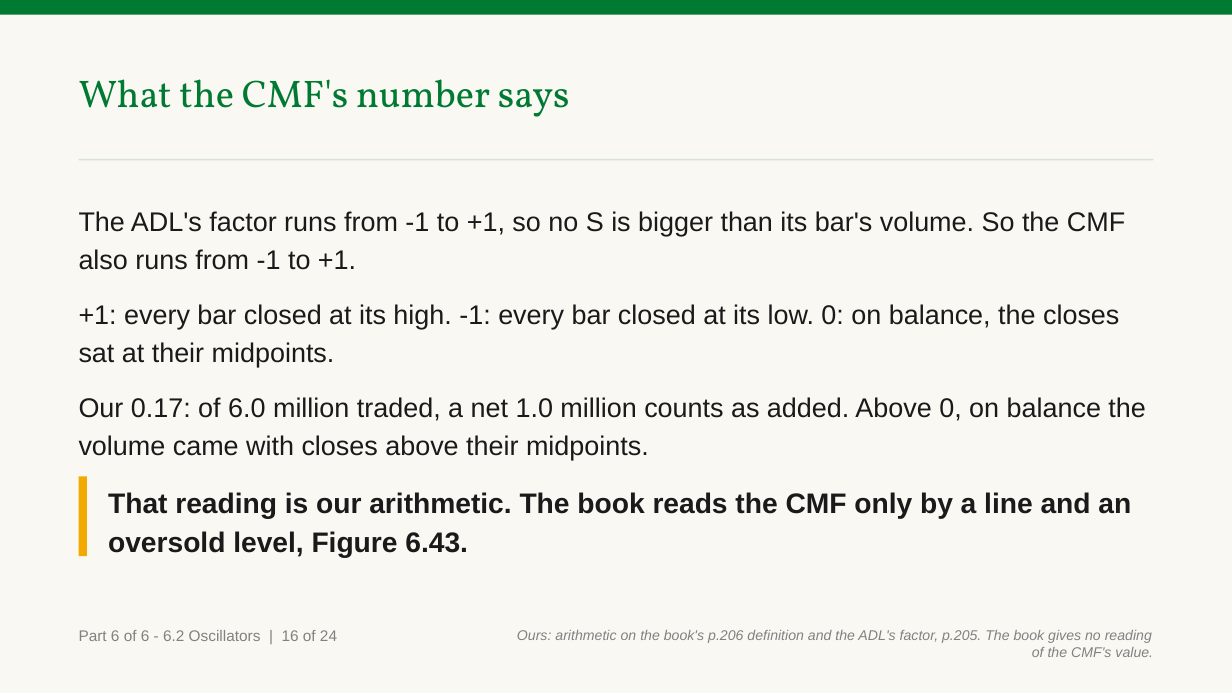
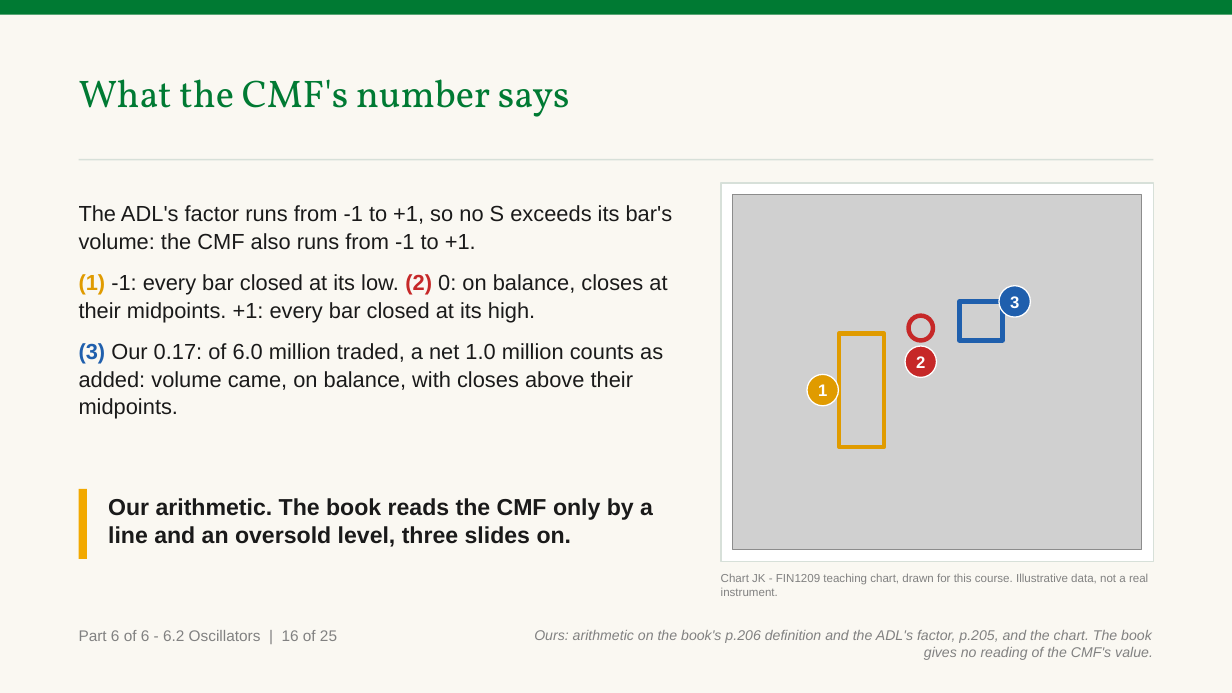
Before and after one commit to benjiesotelo-sudo/Telos_FIN1209, a slide deck: slide 193 of chapter-06/FIN1209-Chapter-06.pptx (slide 189 before the commit). Drawn at 1232x693 pixels with LibreOffice and Linux fonts; fonts in the diff are those of the drawing; grey boxes stand for pictures. Boxes give left, top, right and bottom in pixels: in the first picture for what was removed or moved away, otherwise in the second. Text is boxed around its words. In the diff, an @@ line names an element or a change of style, - is before the commit and + after.

```diff
--- a/chapter-06/FIN1209-Chapter-06.pptx
+++ b/chapter-06/FIN1209-Chapter-06.pptx
@@ text at box(79, 205, 673, 419): text changed; size 21 to 17 pt @@
-The ADL's factor runs from -1 to +1, so no S is bigger than its bar's volume. So the CMF also runs from -1 to +1.
-+1: every bar closed at its high. -1: every bar closed at its low. 0: on balance, the closes sat at their midpoints.
-Our 0.17: of 6.0 million traded, a net 1.0 million counts as added. Above 0, on balance the volume came with closes above their midpoints.
+The ADL's factor runs from -1 to +1, so no S exceeds its bar's volume: the CMF also runs from -1 to +1.
+(1) -1: every bar closed at its low. (2) 0: on balance, closes at their midpoints. +1: every bar closed at its high.
+(3) Our 0.17: of 6.0 million traded, a net 1.0 million counts as added: volume came, on balance, with closes above their midpoints.
@@ rectangle added at box(721, 183, 1153, 562), fill #FFFFFF, outline #D7E0D9 1 pt @@
@@ picture added at box(733, 195, 1141, 550) @@
@@ ellipse added at box(999, 286, 1031, 317), fill #1F5FAD, outline #FFFFFF 1 pt, 13 pt, text #FFFFFF, bold @@
+3
@@ ellipse added at box(909, 316, 933, 341), outline #C62828 3.5 pt @@
@@ rectangle added at box(959, 301, 1002, 340), outline #1F5FAD 3.5 pt @@
@@ rectangle added at box(839, 334, 884, 447), outline #E09B00 3.5 pt @@
@@ ellipse added at box(905, 346, 936, 377), fill #C62828, outline #FFFFFF 1 pt, 13 pt, text #FFFFFF, bold @@
+2
@@ ellipse added at box(807, 374, 838, 406), fill #E09B00, outline #FFFFFF 1 pt, 13 pt, text #FFFFFF, bold @@
+1
@@ rectangle: place and size @@
-rectangle at box(79, 476, 87, 555)
+rectangle at box(79, 489, 87, 559)
@@ text at box(108, 498, 653, 547): text changed; size 22 to 18 pt @@
-That reading is our arithmetic. The book reads the CMF only by a line and an oversold level, Figure 6.43.
+Our arithmetic. The book reads the CMF only by a line and an oversold level, three slides on.
@@ text added at box(721, 573, 1148, 596), 9 pt, text #818181 @@
+Chart JK - FIN1209 teaching chart, drawn for this course. Illustrative data, not a real instrument.
@@ text at box(79, 630, 337, 641): text changed @@
-Part 6 of 6 - 6.2 Oscillators | 16 of 24
+Part 6 of 6 - 6.2 Oscillators | 16 of 25
@@ text at box(534, 630, 1153, 660): text changed @@
-Ours: arithmetic on the book's p.206 definition and the ADL's factor, p.205. The book gives no reading of the CMF's value.
+Ours: arithmetic on the book's p.206 definition and the ADL's factor, p.205, and the chart. The book gives no reading of the CMF's value.
```
Also in this commit, not shown: 49 other slides changed, 11 slides added, 3 other files.
